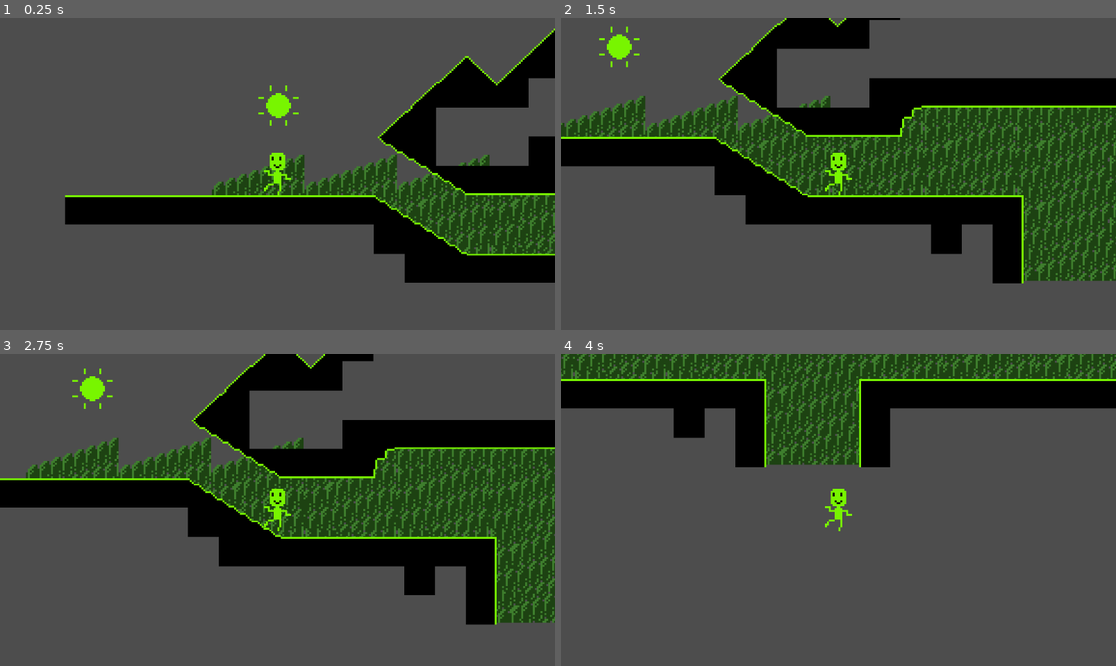
Above: before the commit, frames 1-4 (two rows, left to right).
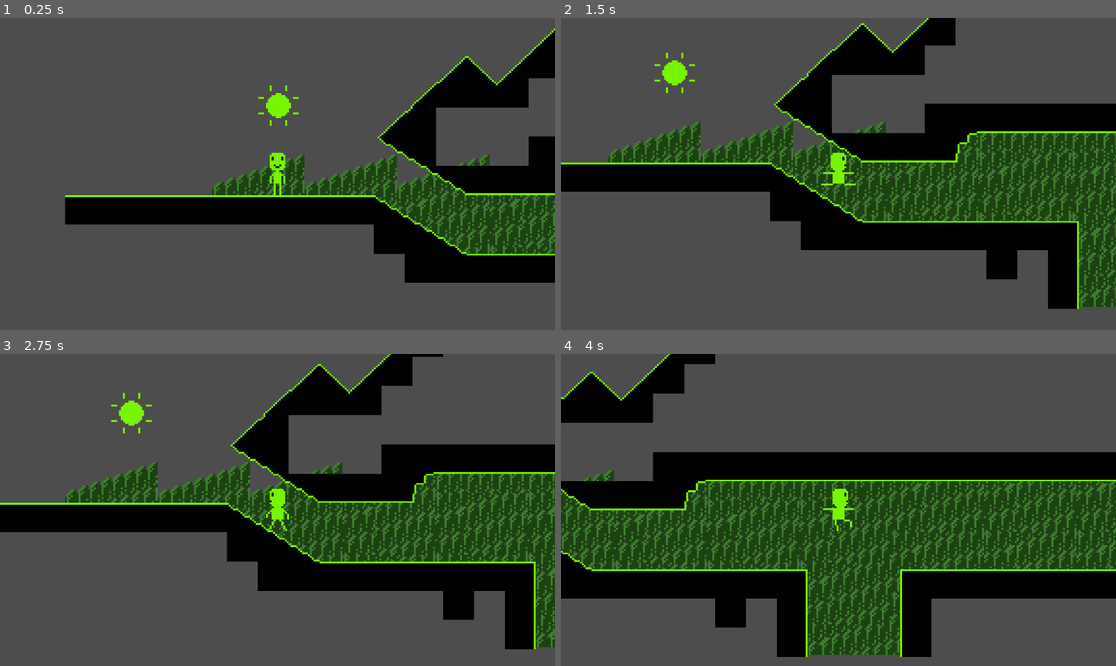
Above: after the commit, the same moments.

Repository: dev-joaovitor/guardians-of-sunshine
Game: Godot game, scene res://scenes/game.tscn
Two runs of this game, one before a commit and one after it. Both use one fixed random seed, a clock stepped at 60 frames per second and the inputs below.
Inputs:
- Up to frame 1 (0.25 s): no input
- Up to frame 2 (1.5 s): hold Right (ui_right) from 0.53 s (still down); tap Up (ui_up) at 0.6, 0.77, 1.07, 1.35 s
- Up to frame 3 (2.75 s): tap Up (ui_up) at 1.52, 1.82, 2.1 s; release Right (ui_right) at 2.03 s; hold Left (ui_left) from 2.03 s (still down)
- Up to frame 4 (4 s): release Left (ui_left) at 2.78 s; hold Right (ui_right) from 2.78 s (still down); tap Up (ui_up) at 2.85, 3.02, 3.32, 3.6, 3.77 s

The runs differ from the first frame. In frame 1, 0.1% of the frame differs, in the area x 47-53%, y 44-57%; in frame 2, 41%; in frame 3, 39%; in frame 4, 71%, in the area x 0-100%, y 0-98%.

Commit message:
feat: bald guy animation

Diff:
--- a/project.godot
+++ b/project.godot
@@ -15,6 +15,33 @@
 config/features=PackedStringArray("4.3", "Forward Plus")
 config/icon="res://icon.svg"
 
+[input]
+
+jump={
+"deadzone": 0.5,
+"events": [Object(InputEventKey,"resource_local_to_scene":false,"resource_name":"","device":-1,"window_id":0,"alt_pressed":false,"shift_pressed":false,"ctrl_pressed":false,"meta_pressed":false,"pressed":false,"keycode":0,"physical_keycode":4194320,"key_label":0,"unicode":0,"location":0,"echo":false,"script":null)
+, Object(InputEventKey,"resource_local_to_scene":false,"resource_name":"","device":-1,"window_id":0,"alt_pressed":false,"shift_pressed":false,"ctrl_pressed":false,"meta_pressed":false,"pressed":false,"keycode":0,"physical_keycode":87,"key_label":0,"unicode":119,"location":0,"echo":false,"script":null)
+]
+}
+move_right={
+"deadzone": 0.5,
+"events": [Object(InputEventKey,"resource_local_to_scene":false,"resource_name":"","device":-1,"window_id":0,"alt_pressed":false,"shift_pressed":false,"ctrl_pressed":false,"meta_pressed":false,"pressed":false,"keycode":0,"physical_keycode":4194321,"key_label":0,"unicode":0,"location":0,"echo":false,"script":null)
+, Object(InputEventKey,"resource_local_to_scene":false,"resource_name":"","device":-1,"window_id":0,"alt_pressed":false,"shift_pressed":false,"ctrl_pressed":false,"meta_pressed":false,"pressed":false,"keycode":0,"physical_keycode":68,"key_label":0,"unicode":100,"location":0,"echo":false,"script":null)
+]
+}
+move_left={
+"deadzone": 0.5,
+"events": [Object(InputEventKey,"resource_local_to_scene":false,"resource_name":"","device":-1,"window_id":0,"alt_pressed":false,"shift_pressed":false,"ctrl_pressed":false,"meta_pressed":false,"pressed":false,"keycode":0,"physical_keycode":4194319,"key_label":0,"unicode":0,"location":0,"echo":false,"script":null)
+, Object(InputEventKey,"resource_local_to_scene":false,"resource_name":"","device":-1,"window_id":0,"alt_pressed":false,"shift_pressed":false,"ctrl_pressed":false,"meta_pressed":false,"pressed":false,"keycode":0,"physical_keycode":65,"key_label":0,"unicode":97,"location":0,"echo":false,"script":null)
+]
+}
+crouch={
+"deadzone": 0.5,
+"events": [Object(InputEventKey,"resource_local_to_scene":false,"resource_name":"","device":-1,"window_id":0,"alt_pressed":false,"shift_pressed":false,"ctrl_pressed":false,"meta_pressed":false,"pressed":false,"keycode":0,"physical_keycode":4194322,"key_label":0,"unicode":0,"location":0,"echo":false,"script":null)
+, Object(InputEventKey,"resource_local_to_scene":false,"resource_name":"","device":-1,"window_id":0,"alt_pressed":false,"shift_pressed":false,"ctrl_pressed":false,"meta_pressed":false,"pressed":false,"keycode":0,"physical_keycode":83,"key_label":0,"unicode":115,"location":0,"echo":false,"script":null)
+]
+}
+
 [rendering]
 
 textures/canvas_textures/default_texture_filter=0
--- a/scenes/game.tscn
+++ b/scenes/game.tscn
@@ -1,15 +1,14 @@
-[gd_scene load_steps=17 format=4 uid="uid://cdbsvss4t4iy"]
+[gd_scene load_steps=16 format=4 uid="uid://cdbsvss4t4iy"]
 
 [ext_resource type="PackedScene" uid="uid://v74qxa0qykda" path="res://scenes/player.tscn" id="1_pfjed"]
-[ext_resource type="Script" path="res://scripts/player.gd" id="2_gbxbv"]
 [ext_resource type="Texture2D" uid="uid://cl1k32ovoahc7" path="res://assets/sprites/background.png" id="2_r3s4r"]
 [ext_resource type="Texture2D" uid="uid://f6ysu7on1lj" path="res://assets/sprites/tiles/tileset.png" id="3_tmcq8"]
 [ext_resource type="PackedScene" uid="uid://bd080n3eipi6l" path="res://scenes/sun.tscn" id="4_wb6fu"]
 [ext_resource type="PackedScene" uid="uid://b535twqvte1qb" path="res://scenes/bouncy_bee.tscn" id="5_uv1xh"]
 [ext_resource type="PackedScene" uid="uid://d0teb572dgdt6" path="res://scenes/coin.tscn" id="6_q1yto"]
 [ext_resource type="PackedScene" uid="uid://bmjkvsrasmo4x" path="res://scenes/hunny_bunny.tscn" id="7_8pmj8"]
-[ext_resource type="PackedScene" uid="uid://cs1pm02v6k5b0" path="res://scenes/killzone.tscn" id="9_jvlr2"]
-[ext_resource type="PackedScene" uid="uid://1uppc7u3y61m" path="res://scenes/invisible_barrier.tscn" id="10_2u5ns"]
+[ext_resource type="PackedScene" uid="uid://dqej61m1ydl4t" path="res://scenes/killzone.tscn" id="9_jvlr2"]
+[ext_resource type="PackedScene" path="res://scenes/invisible_barrier.tscn" id="10_2u5ns"]
 
 [sub_resource type="TileSetAtlasSource" id="TileSetAtlasSource_enqx2"]
 texture = ExtResource("2_r3s4r")
@@ -146,7 +145,6 @@
 
 [node name="Player" parent="." instance=ExtResource("1_pfjed")]
 position = Vector2(114, 90)
-script = ExtResource("2_gbxbv")
 
 [node name="Camera2D" type="Camera2D" parent="Player"]
 zoom = Vector2(4, 4)
--- a/scenes/player.tscn
+++ b/scenes/player.tscn
@@ -1,8 +1,10 @@
-[gd_scene load_steps=11 format=3 uid="uid://v74qxa0qykda"]
+[gd_scene load_steps=20 format=3 uid="uid://v74qxa0qykda"]
 
+[ext_resource type="Script" path="res://scripts/player.gd" id="1_0no10"]
 [ext_resource type="Texture2D" uid="uid://ch3xdjhpxefp3" path="res://assets/sprites/bald-guy/idle.png" id="1_iyiln"]
 [ext_resource type="Texture2D" uid="uid://da43rfc53ndaj" path="res://assets/sprites/bald-guy/dancing.png" id="1_l2d5b"]
 [ext_resource type="Texture2D" uid="uid://dmnatyotqfquo" path="res://assets/sprites/bald-guy/walking.png" id="2_s451j"]
+[ext_resource type="Texture2D" uid="uid://bq6ooi4njpanh" path="res://assets/sprites/bald-guy/jumping.png" id="3_e87l6"]
 
 [sub_resource type="AtlasTexture" id="AtlasTexture_wdvd2"]
 atlas = ExtResource("1_l2d5b")
@@ -15,6 +17,34 @@
 [sub_resource type="AtlasTexture" id="AtlasTexture_75nd7"]
 atlas = ExtResource("1_l2d5b")
 region = Rect2(64, 0, 32, 32)
+
+[sub_resource type="AtlasTexture" id="AtlasTexture_iwe4n"]
+atlas = ExtResource("3_e87l6")
+region = Rect2(0, 0, 32, 32)
+
+[sub_resource type="AtlasTexture" id="AtlasTexture_msa6v"]
+atlas = ExtResource("3_e87l6")
+region = Rect2(32, 0, 32, 32)
+
+[sub_resource type="AtlasTexture" id="AtlasTexture_hlx78"]
+atlas = ExtResource("3_e87l6")
+region = Rect2(64, 0, 32, 32)
+
+[sub_resource type="AtlasTexture" id="AtlasTexture_4ti0x"]
+atlas = ExtResource("3_e87l6")
+region = Rect2(96, 0, 32, 32)
+
+[sub_resource type="AtlasTexture" id="AtlasTexture_ujaua"]
+atlas = ExtResource("3_e87l6")
+region = Rect2(128, 0, 32, 32)
+
+[sub_resource type="AtlasTexture" id="AtlasTexture_go6wi"]
+atlas = ExtResource("3_e87l6")
+region = Rect2(160, 0, 32, 32)
+
+[sub_resource type="AtlasTexture" id="AtlasTexture_jic1i"]
+atlas = ExtResource("3_e87l6")
+region = Rect2(192, 0, 32, 32)
 
 [sub_resource type="AtlasTexture" id="AtlasTexture_pyqo1"]
 atlas = ExtResource("2_s451j")
@@ -50,6 +80,32 @@
 }, {
 "frames": [{
 "duration": 1.0,
+"texture": SubResource("AtlasTexture_iwe4n")
+}, {
+"duration": 1.0,
+"texture": SubResource("AtlasTexture_msa6v")
+}, {
+"duration": 1.0,
+"texture": SubResource("AtlasTexture_hlx78")
+}, {
+"duration": 1.0,
+"texture": SubResource("AtlasTexture_4ti0x")
+}, {
+"duration": 1.0,
+"texture": SubResource("AtlasTexture_ujaua")
+}, {
+"duration": 1.0,
+"texture": SubResource("AtlasTexture_go6wi")
+}, {
+"duration": 1.0,
+"texture": SubResource("AtlasTexture_jic1i")
+}],
+"loop": false,
+"name": &"jumping",
+"speed": 15.0
+}, {
+"frames": [{
+"duration": 1.0,
 "texture": SubResource("AtlasTexture_pyqo1")
 }, {
 "duration": 1.0,
@@ -65,12 +121,19 @@
 
 [node name="Player" type="CharacterBody2D"]
 collision_layer = 2
+script = ExtResource("1_0no10")
 metadata/_edit_group_ = true
 
 [node name="AnimatedSprite2D" type="AnimatedSprite2D" parent="."]
 sprite_frames = SubResource("SpriteFrames_fyufw")
-animation = &"dancing"
+animation = &"jumping"
 autoplay = "dancing"
 
 [node name="CollisionShape2D" type="CollisionShape2D" parent="."]
 shape = SubResource("RectangleShape2D_nc7ih")
+
+[node name="DancingTimer" type="Timer" parent="."]
+wait_time = 2.0
+one_shot = true
+
+[connection signal="timeout" from="DancingTimer" to="." method="_on_dancing_timer_timeout"]
--- a/scripts/player.gd
+++ b/scripts/player.gd
@@ -1,25 +1,54 @@
 extends CharacterBody2D
 
+const SPEED = 130.0
+const JUMP_VELOCITY = -150.0
+var direction = 0
 
-const SPEED = 130.0
-const JUMP_VELOCITY = -200.0
-
+@onready var animated_sprite: AnimatedSprite2D = $AnimatedSprite2D
+@onready var dancing_timer: Timer = $DancingTimer
 
 func _physics_process(delta: float) -> void:
 	# Add the gravity.
 	if not is_on_floor():
-		velocity += get_gravity() * delta
+		velocity += get_gravity() * 0.5 * delta
 
 	# Handle jump.
-	if Input.is_action_just_pressed("ui_up") and is_on_floor():
+	if Input.is_action_just_pressed("jump") and is_on_floor():
 		velocity.y = JUMP_VELOCITY
 
-	# Get the input direction and handle the movement/deceleration.
-	# As good practice, you should replace UI actions with custom gameplay actions.
-	var direction := Input.get_axis("ui_left", "ui_right")
+	# Get direction
+	direction = Input.get_axis("move_left", "move_right")
+
+	# Face to direction
+	if direction > 0:
+		animated_sprite.flip_h = false
+	elif direction < 0:
+		animated_sprite.flip_h = true
+
+	# Show animation accordingly
+	if is_on_floor():
+		if direction == 0:
+			# prevent idle animation to override dancing
+			if not animated_sprite.animation == "dancing":
+				if dancing_timer.is_stopped():
+					dancing_timer.start()
+				animated_sprite.play("idle")
+		else:
+			dancing_timer.stop()
+			animated_sprite.play("walking")
+	else:
+		dancing_timer.stop()
+
+		# prevent looping
+		if not animated_sprite.animation == "jumping":
+			animated_sprite.play("jumping")
+
 	if direction:
 		velocity.x = direction * SPEED
 	else:
 		velocity.x = move_toward(velocity.x, 0, SPEED)
 
 	move_and_slide()
+
+func _on_dancing_timer_timeout() -> void:
+	animated_sprite.play("dancing")
Binary file added: assets/sprites/bald-guy/attacking.png
Not shown, added: assets/sprites/bald-guy/attacking.png.import
Binary file added: assets/sprites/bald-guy/jumping.png
Not shown, added: assets/sprites/bald-guy/jumping.png.import
Not shown: 1 places in scenes/killzone.tscn that only renumber resources
Not shown, changed: assets/sprites/bald-guy/jumping.pxo
